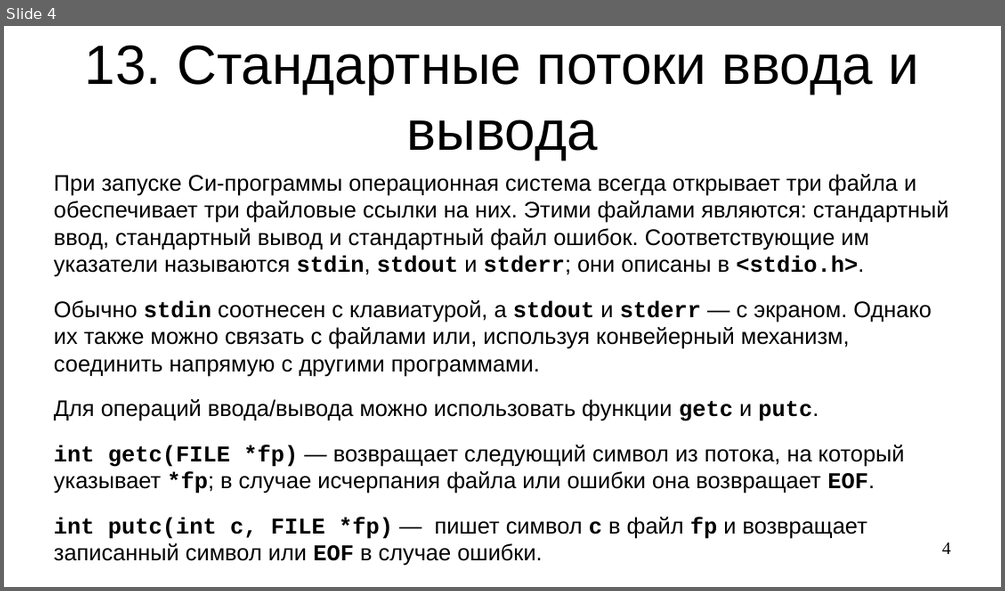
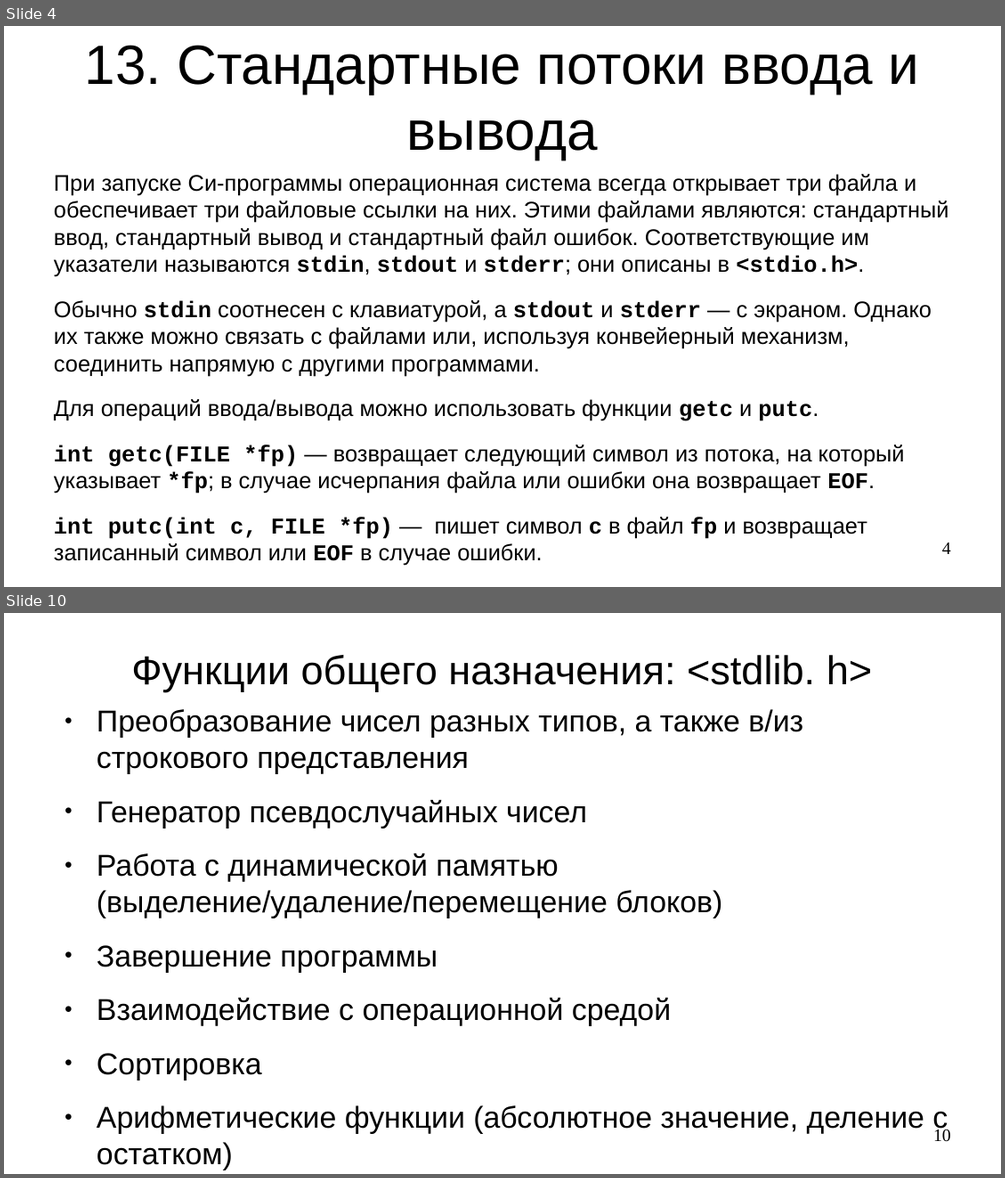
Before and after one commit to steelcraft/stud-lab, a slide deck: Лекции/CBCP01#L8.odp. Shown one above the other, each under a label of ours: slide 4 before the commit, slides 4 and 10 after it; the slides between them are not shown. The pictures are 1005x591 and 1005x1178 pixels, drawn with LibreOffice and Linux fonts; fonts in the diff are those of the drawing. Boxes give left, top, right and bottom in pixels: in the first picture for what was removed or moved away, otherwise in the second. Text is boxed around its words. In the diff, an @@ line names an element or a change of style, - is before the commit and + after.

```diff
--- a/Лекции/CBCP01#L8.odp
+++ b/Лекции/CBCP01#L8.odp
@@ slide 10 added at bbox=[4, 613, 1001, 1174], background #FFFFFF @@
@@ title added at bbox=[131, 655, 872, 692], 32 pt, text #000000 @@
+Функции общего назначения: <stdlib. h>
@@ text added at bbox=[97, 709, 947, 1170], 24 pt, text #000000 @@
+● Преобразование чисел разных типов, а также в/из строкового представления
+● Генератор псевдослучайных чисел
+● Работа с динамической памятью (выделение/удаление/перемещение блоков)
+● Завершение программы
+● Взаимодействие с операционной средой
+● Сортировка
+● Арифметические функции (абсолютное значение, деление с остатком)
@@ page number added at bbox=[933, 1127, 951, 1142], 14 pt, text #000000 @@
+10
```
Also in this commit, not shown: 1 slide changed, 8 other slides added.
